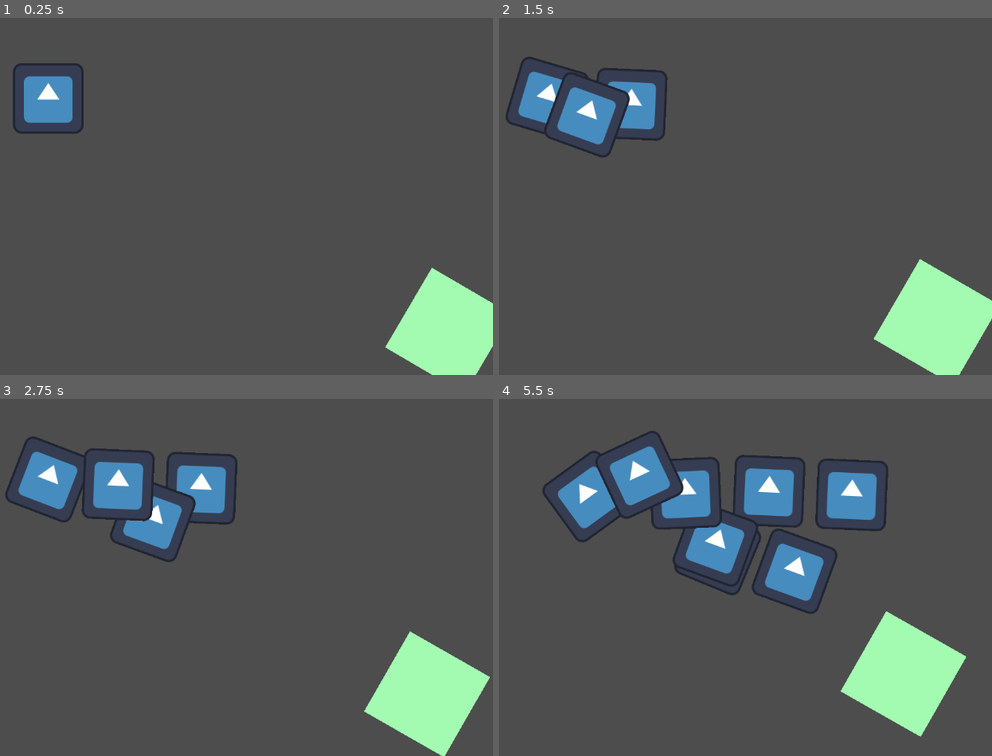
Above: before the commit, frames 1-4 (two rows, left to right).
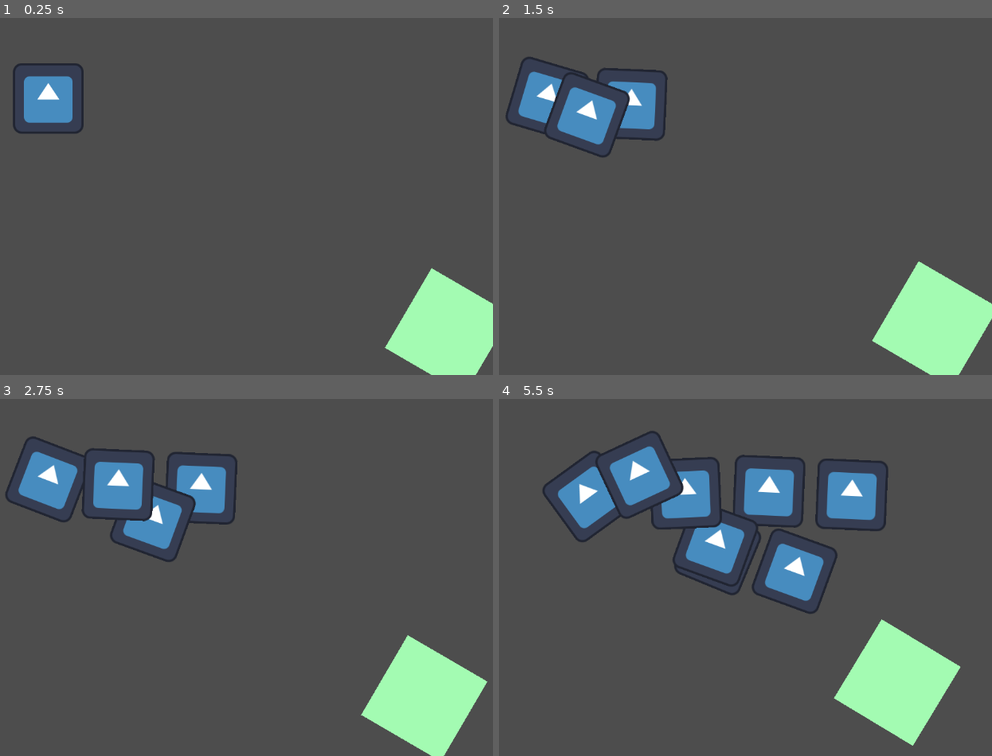
Above: after the commit, the same moments.

Repository: Cmanatron/FishRoguelike
Game: Godot game, scene res://Levels/TestLevel.tscn
Same seed, same stepped clock (60 frames per second), same inputs: the game is played once before the commit and once after it. The engine's default icon, where the game draws it, is replaced by a stand-in: a white triangle on a blue panel in a dark square.
Inputs (mouse positions are in pixels of both pictures, inside the frame that each line leads up to):
- Up to frame 1 (0.25 s): no input
- Up to frame 2 (1.5 s): move the mouse to (814, 178) at 0.52 s; hold D (right) 0.53-1.28 s; tap Space (shoot) at 0.6, 1.35 s; move the mouse to (548, 214) at 1.27 s; hold A (left) from 1.28 s (still down)
- Up to frame 3 (2.75 s): move the mouse to (236, 498) at 2.02 s; release A (left) at 2.03 s; hold D (right) from 2.03 s (still down); tap Space (shoot) at 2.1 s
- Up to frame 4 (5.5 s): move the mouse to (641, 648) at 2.77 s; release D (right) at 2.78 s; hold W (up) 2.78-3.53 s; tap Space (shoot) every 0.75 s from 2.85 to 5.1 s; move the mouse to (863, 631) at 3.52 s; hold A (left) from 3.53 s (still down); move the mouse to (outside the picture) at 4.27 s; move the mouse to (706, 577) at 5.02 s

The runs differ from the first frame. In frame 1, less than 0.1% of the frame differs, in the area x 78-100%, y 69-100%; in frame 2, 0.3%; in frame 3, 0.6%; in frame 4, 1.3%, in the area x 67-95%, y 59-98%.

Commit message:
Update fish_move.gd

Diff:
--- a/fish/fish_move.gd
+++ b/fish/fish_move.gd
@@ -44,9 +44,9 @@
 		#chase = true
 
 	if chase:
-		dir = position.direction_to(player.position)
+		dir = global_position.direction_to(player.position)
 		velocity = dir * speed #* delta
-		look_at(player.position)
+		look_at(player.global_position)
 		#dir.x = abs(velocity.x) / velocity.x
 
 	elif !chase:
